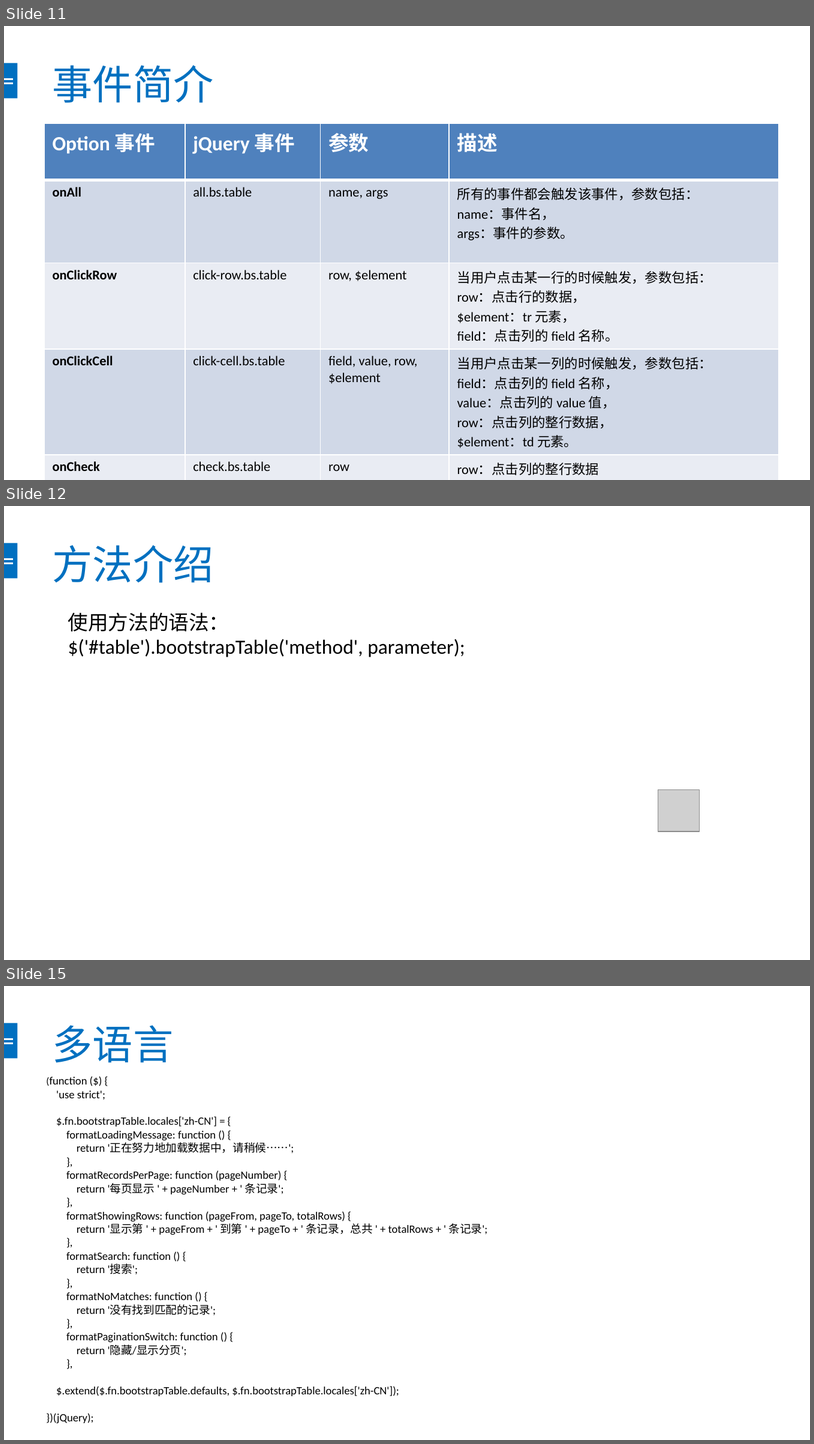
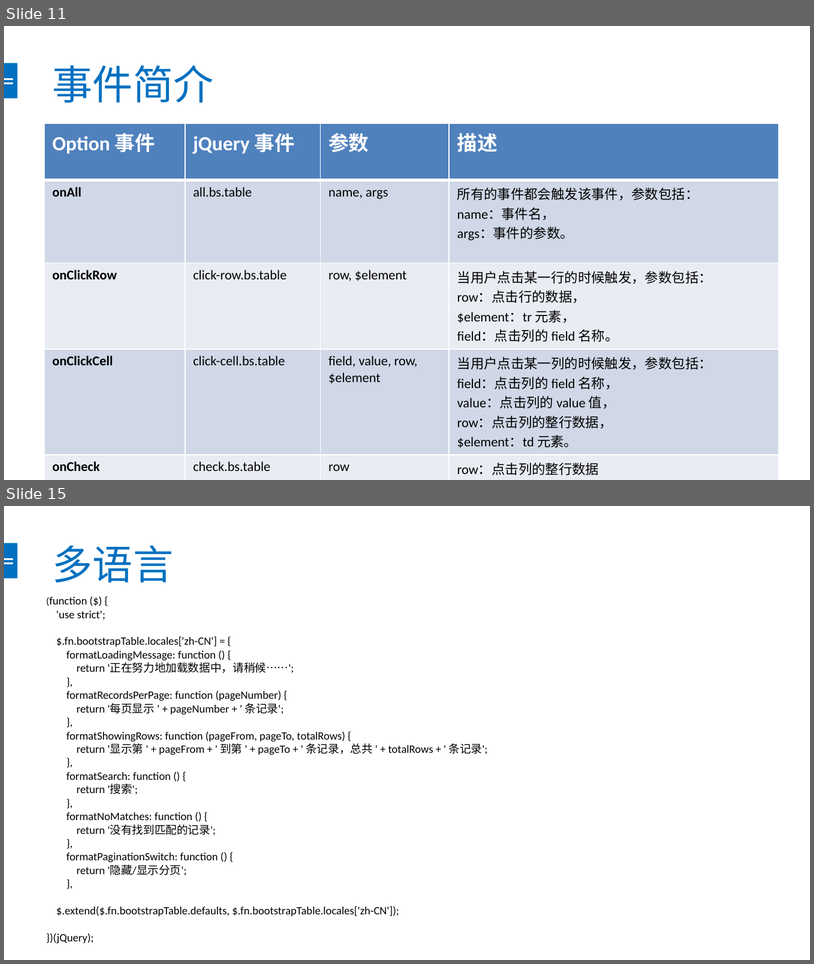
Before and after one commit to chendingguo/workspace, a slide deck: springboot-mybatis-master/bootstrap-table.pptx. Shown one above the other, each under a label of ours: slides 11, 12 and 15 before the commit, slides 11 and 15 after it; the slides between them are not shown. The pictures are 814x1444 and 814x964 pixels, drawn with LibreOffice and Linux fonts; fonts in the diff are those of the drawing; grey boxes stand for pictures. Boxes give left, top, right and bottom in pixels: in the first picture for what was removed or moved away, otherwise in the second. Text is boxed around its words. In the diff, an @@ line names an element or a change of style, - is before the commit and + after.

```diff
--- a/springboot-mybatis-master/bootstrap-table.pptx
+++ b/springboot-mybatis-master/bootstrap-table.pptx
@@ slide 12 removed at [4,506,810,960], background #FFFFFF; not listed: 3 template elements that a slide beside it also shows @@
@@ title removed at [53,545,214,583] @@
-方法介绍
@@ text removed at [68,612,465,657] @@
-使用方法的语法：
-$('#table').bootstrapTable('method', parameter);
@@ picture removed at [658,790,700,832] @@
```
Also in this commit, not shown: 3 slides added, 2 other slides removed, 4 other files.
